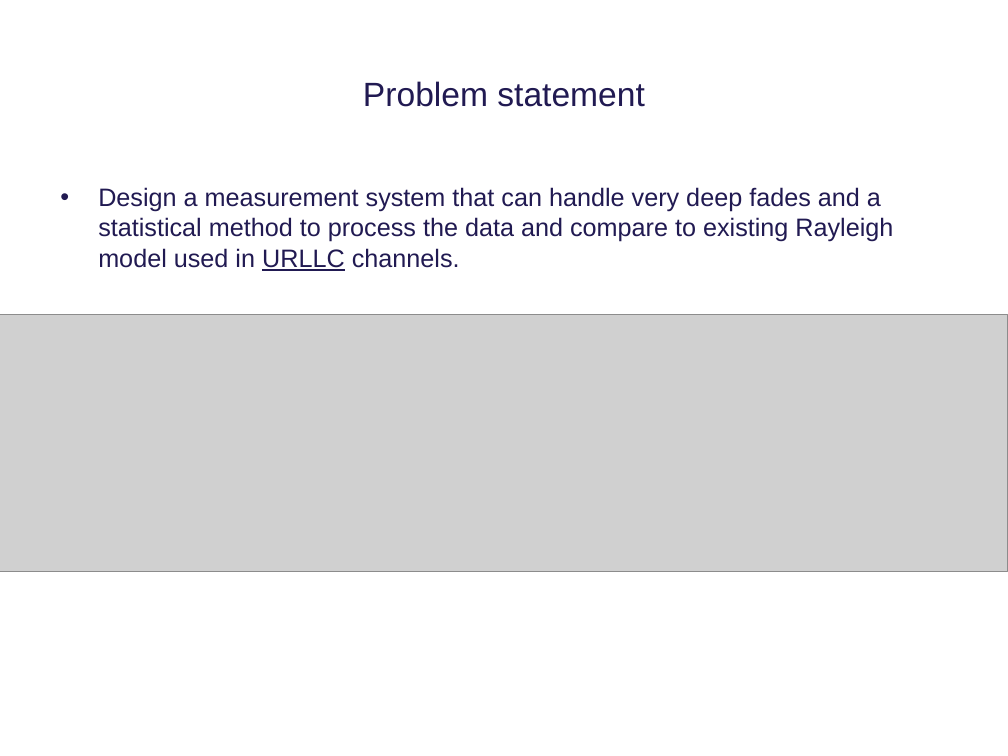
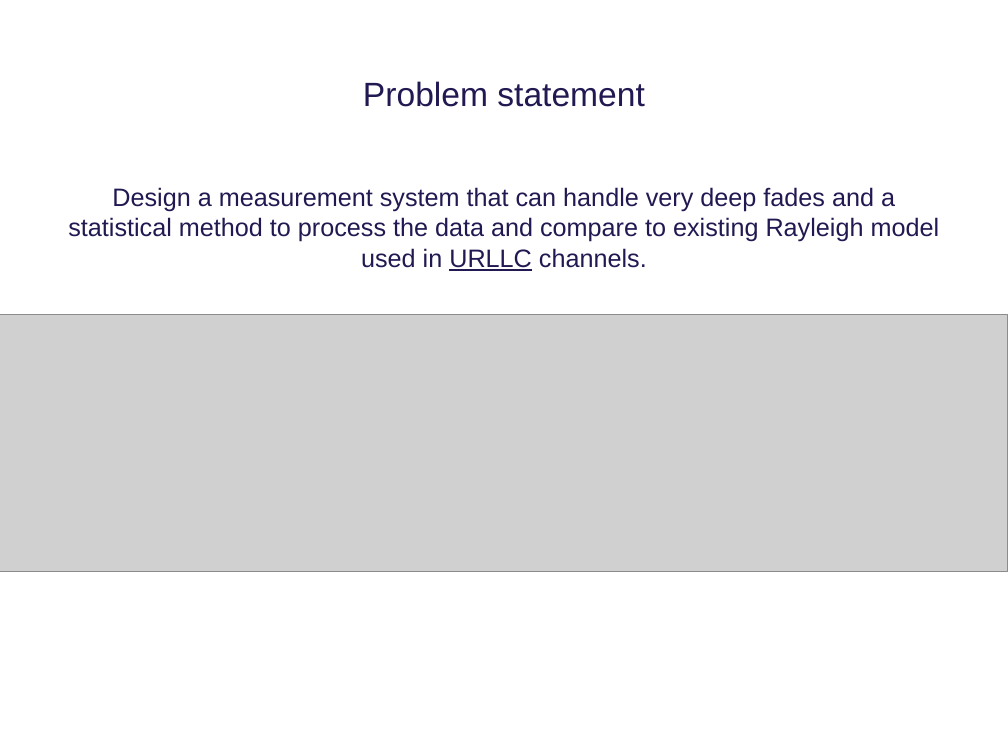
Before and after one commit to tkjj13/P8, a slide deck: slide 5 of ppt/final.pptx. Drawn at 1008x756 pixels with LibreOffice and Linux fonts; fonts in the diff are those of the drawing; grey boxes stand for pictures; background and template pictures are left out. Boxes give left, top, right and bottom in pixels: in the first picture for what was removed or moved away, otherwise in the second. Text is boxed around its words. In the diff, an @@ line names an element or a change of style, - is before the commit and + after.

```diff
--- a/ppt/final.pptx
+++ b/ppt/final.pptx
@@ text "Design a measurement system that ..." at [68, 187, 940, 271]: alignment left to centre; bullet • to none @@
```
Also in this commit, not shown: 3 other slides changed, 2 slides removed.
